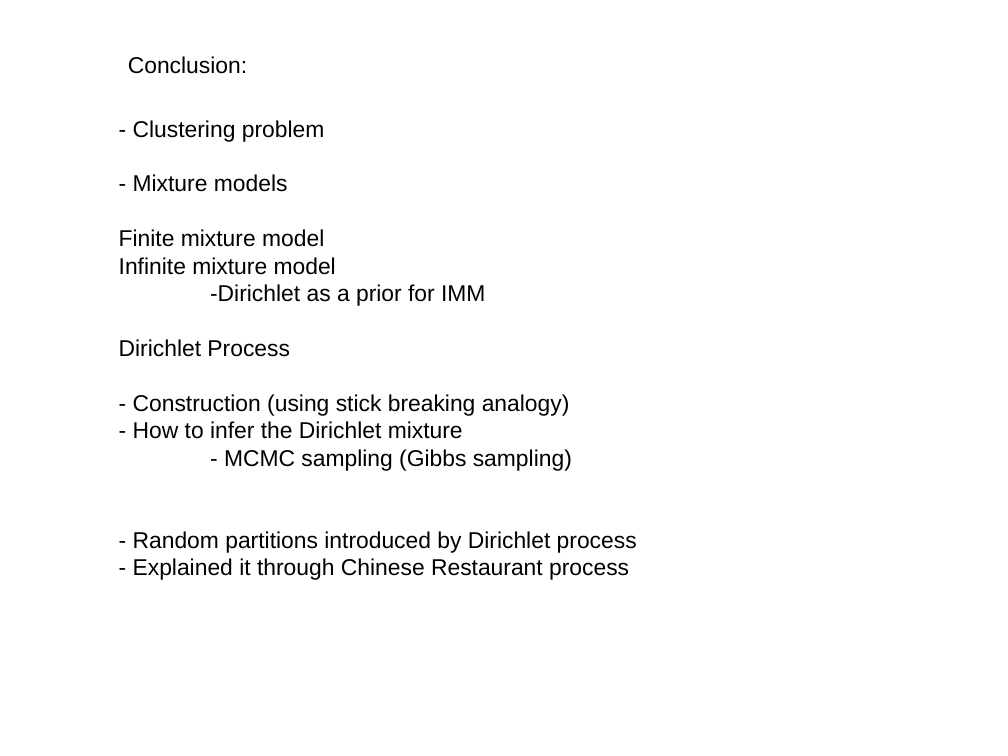
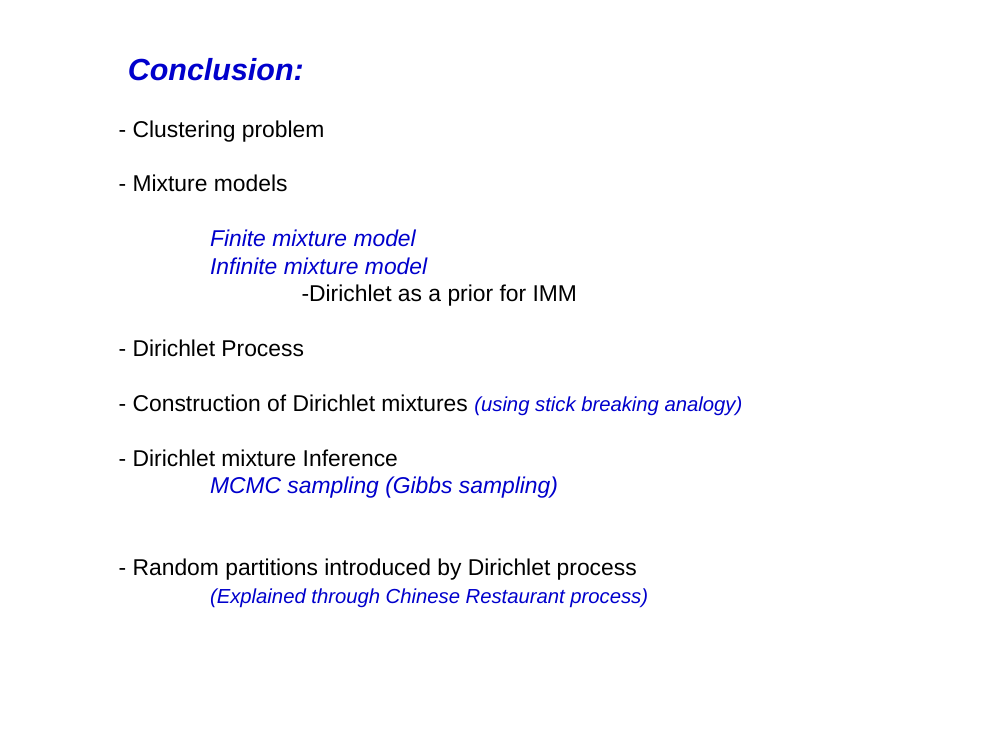
Before and after one commit to afcarl/Dirichlet_Processes, a slide deck: slide 33 of version_2.odp (slide 31 before the commit). Drawn at 1008x756 pixels with LibreOffice and Linux fonts; fonts in the diff are those of the drawing. Boxes give left, top, right and bottom in pixels: in the first picture for what was removed or moved away, otherwise in the second. Text is boxed around its words. In the diff, an @@ line names an element or a change of style, - is before the commit and + after.

```diff
--- a/version_2.odp
+++ b/version_2.odp
@@ text "Conclusion:" at box(128, 58, 304, 81): size 18 to 24 pt, text colour #000000 to #0000CC, bold on, italic on @@
@@ text at box(210, 229, 427, 275): text colour #000000 to #0000CC, italic on in "Finite mixture model", "Infinite mixture model" @@
@@ text at box(133, 339, 743, 498): text changed @@
-Dirichlet Process
-- Construction (using stick breaking analogy)
-- How to infer the Dirichlet mixture
-- MCMC sampling (Gibbs sampling)
+- Dirichlet Process
+- Construction of Dirichlet mixtures (using stick breaking analogy)
+- Dirichlet mixture Inference
+MCMC sampling (Gibbs sampling)
@@ text at box(210, 588, 648, 608): text changed; size 18 to 16 pt; text colour #000000 to #0000CC; italic on @@
-- Explained it through Chinese Restaurant process
+(Explained through Chinese Restaurant process)
```
Also in this commit, not shown: 9 other slides changed, 2 slides added.
